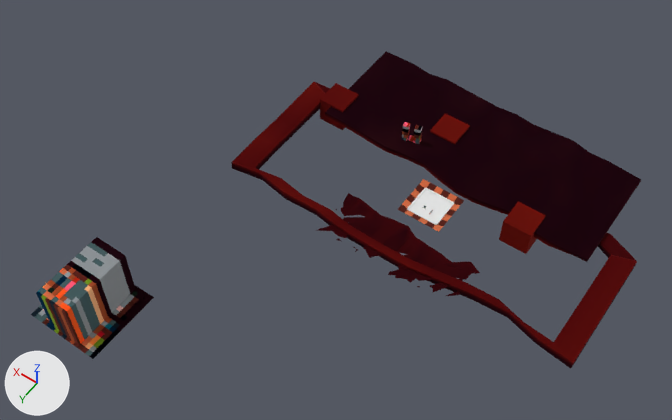
One commit to the glTF model res/bowling/scenes/f/scene.glb: the scene before it, then after it.
Camera for both pictures: a 50 mm camera at (-240.0, 488.0, 680.0) aimed at (55.0, 75.0, 32.0). The lights are fixed; the arrows at lower left show +X, +Y and +Z. Where no turn or scale is listed for an object, it has been applied to the vertices.

The older version as bpy lines, for what is in view:
```python
me_plane_002 = bpy.data.meshes.new('Plane.002')
me_plane_002.from_pydata(...)  # 40 vertices, 40 faces; spans x -22.4..22.4, y -22.4..22.4, z -0.1..2.3
me_plane_002.materials.append(mat_material_d)  # picture img_10
me_plane_004 = bpy.data.meshes.new('Plane.004')
me_plane_004.from_pydata(...)  # 296 vertices, 639 faces; spans x -75.1..70.9, y 31.3..87.8, z 0.5..2.3
me_plane_004.materials.append(mat_material)  # picture img_pineapple_32_1x
me_plane_007 = bpy.data.meshes.new('Plane.007')
me_plane_007.from_pydata(...)  # 52 vertices, 88 faces; spans x -8.4..4.6, y 4.7..13.3, z -12.3..12.3
me_plane_007.materials.append(mat_material_d)  # picture img_10
me_plane_008 = bpy.data.meshes.new('Plane.008')
me_plane_008.from_pydata(...)  # 31 vertices, 58 faces; spans x -2.2..4.6, y 6.4..13.3, z -12.3..12.3
me_plane_008.materials.append(mat_material_d)  # picture img_10
me_plane_009 = bpy.data.meshes.new('Plane.009')
me_plane_009.from_pydata(...)  # 16 vertices, 22 faces; spans x -2.23..-0.23, y -6.75..-4.75, z -1.36..0.0
me_plane_009.materials.append(mat_material_d)  # picture img_10
ob_b_vis_001 = bpy.data.objects.new('b.vis.001', me_plane_002)
ob_b_vis_001.location = (0.0, 0.0, 0.0)
ob_plane_001 = bpy.data.objects.new('Plane.001', me_plane_004)
ob_plane_001.location = (0.0, 0.0, 0.0)
ob_plane_004 = bpy.data.objects.new('Plane.004', me_plane_007)
ob_plane_004.location = (55.4, -63.5, 14.4)
ob_plane_005 = bpy.data.objects.new('Plane.005', me_plane_008)
ob_plane_005.location = (61.2, -61.9, 14.4)
ob_plane_006 = bpy.data.objects.new('Plane.006', me_plane_009)
ob_plane_006.location = (134.5, 46.5, -3.0)
ob_plane_006.scale = (-37.1, -37.1, -37.1)
# also in view: 'Plane.002' at (0.0, 2.0, 1.0); 'Plane' at (0.0, -85.0, 4.0); 'floor.phys.hidden' at (0.0, 0.0, 0.0); 'Plane.003' at (33.0, -59.0, -5.0)
```
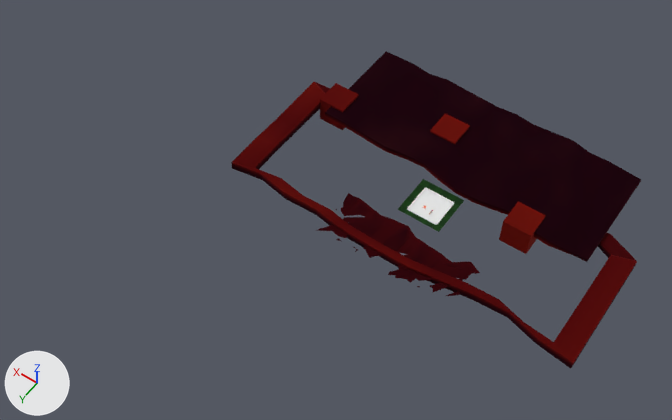
Boxes [x1, y1, x2, y2] around the edits, measured in the pictures (672 x 420 px):
'Plane.006', deleted
    before: [31, 237, 154, 359]
'b.vis.001', recoloured (orange to green)
    both: [398, 179, 464, 232]
'Plane.004', deleted
    before: [409, 125, 422, 144]
'Plane.005', deleted
    before: [402, 122, 410, 141]

The change, as a diff of the scene's bpy script:
```diff
--- a/res/bowling/scenes/f/scene.glb.py
+++ b/res/bowling/scenes/f/scene.glb.py
@@ me_plane_002 @@
 me_plane_002.from_pydata(...)  # 40 vertices, 40 faces; spans x -22.4..22.4, y -22.4..22.4, z -0.1..2.3
-me_plane_002.materials.append(mat_material_d)  # picture img_10
+me_plane_002.materials.append(mat_material)  # picture img_pineapple_32_1x
@@ ob_plane_004 @@
-ob_plane_004 = bpy.data.objects.new('Plane.004', me_plane_007)
-ob_plane_004.location = (55.4, -63.5, 14.4)
@@ ob_plane_005 @@
-ob_plane_005 = bpy.data.objects.new('Plane.005', me_plane_008)
-ob_plane_005.location = (61.2, -61.9, 14.4)
@@ ob_plane_006 @@
-ob_plane_006 = bpy.data.objects.new('Plane.006', me_plane_009)
-ob_plane_006.location = (134.5, 46.5, -3.0)
-ob_plane_006.scale = (-37.1, -37.1, -37.1)
```
